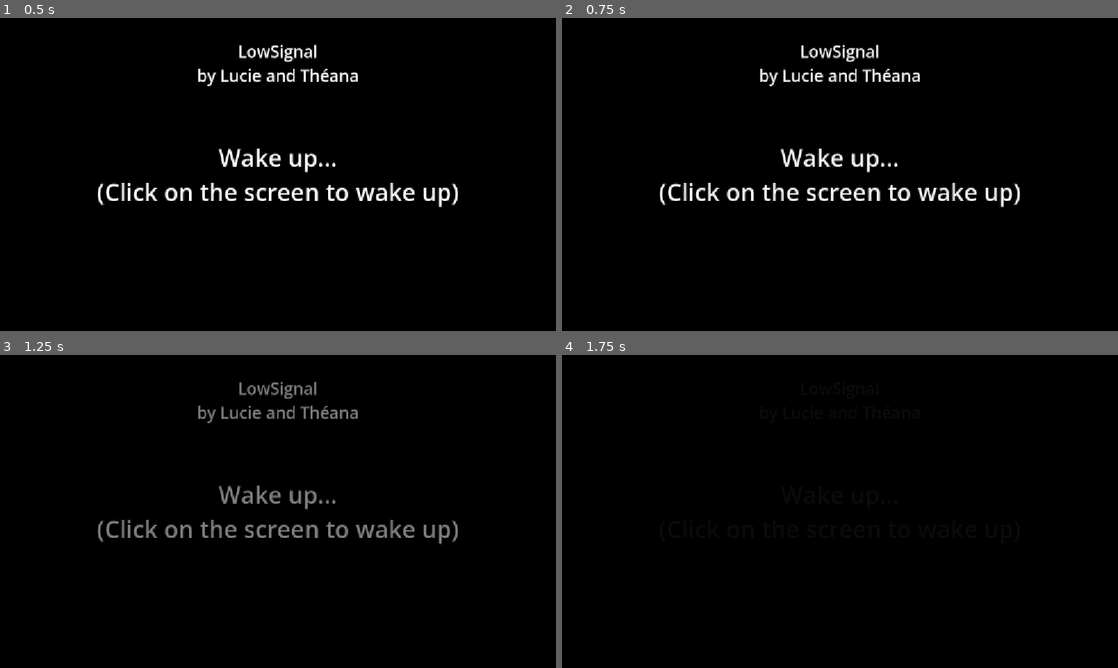
Above: before the commit, frames 1-4 (two rows, left to right).
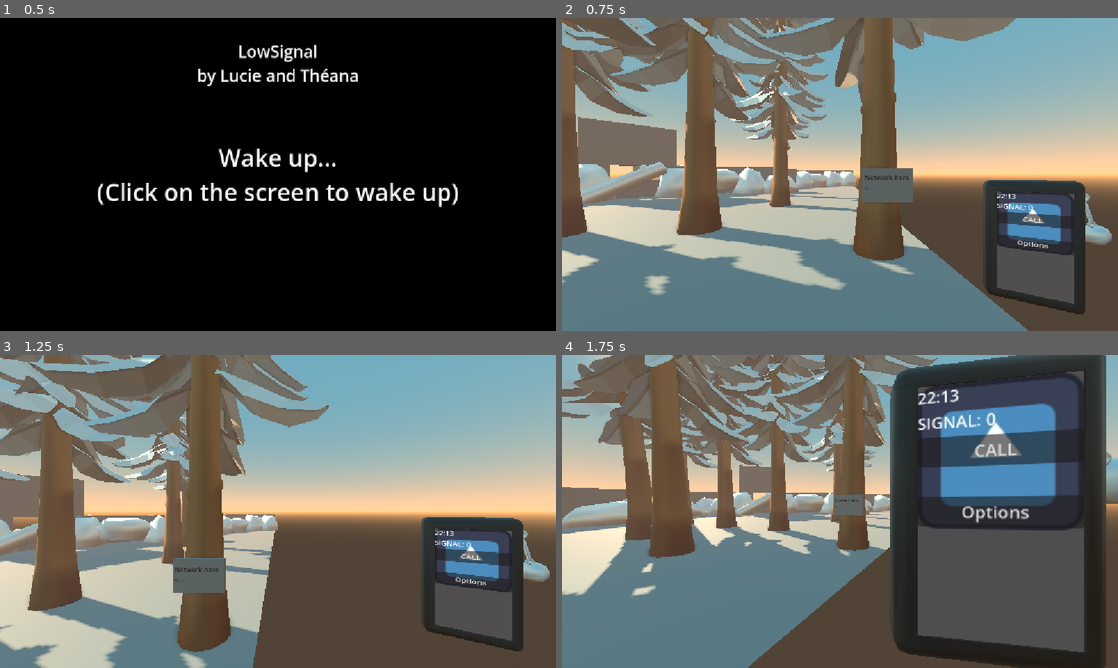
Above: after the commit, the same moments.

Repository: theanaverwaerde/low-signal-ld59
Game: Godot game, scene res://scene_test.tscn
Two runs of this game, one before a commit and one after it. Both use one fixed random seed, a clock stepped at 60 frames per second and the inputs below. The engine's default icon, where the game draws it, is replaced by a stand-in: a white triangle on a blue panel in a dark square.
Inputs (mouse positions are in pixels of both pictures, inside the frame that each line leads up to):
- Up to frame 1 (0.5 s): no input
- Up to frame 2 (0.75 s): tap Enter (ui_accept) at 0.5 s; move the mouse to (962, 158) at 0.52 s; hold D (right) from 0.53 s (still down); hold F (phone) from 0.53 s (still down); click (962, 158) at 0.67 s
- Up to frame 3 (1.25 s): keep holding D (right); keep holding F (phone); tap Enter (ui_accept) at 0.77 s
- Up to frame 4 (1.75 s): move the mouse to (728, 527) at 1.27 s; release D (right) at 1.28 s; release F (phone) at 1.28 s; hold S (down) from 1.28 s (still down); tap F (phone) at 1.35 s; click (728, 527) at 1.42 s; tap Enter (ui_accept) at 1.52 s

Frame 1 is identical in both runs. In frame 2, 100% of the frame differs, in the area x 0-100%, y 0-100%; in frame 3, 100%; in frame 4, 100%.

Commit message:
add phone sound

Diff:
--- a/scene_test.tscn
+++ b/scene_test.tscn
@@ -1,13 +1,14 @@
 [gd_scene format=3 uid="uid://blnekb8kx40ly"]
 
 [ext_resource type="Script" uid="uid://d18eccgaksmu1" path="res://scripts/player.gd" id="1_dplmw"]
-[ext_resource type="Script" path="res://scripts/awake.gd" id="1_lsd60"]
+[ext_resource type="Script" uid="uid://c4ws5iuwj5kww" path="res://scripts/awake.gd" id="1_lsd60"]
 [ext_resource type="Script" uid="uid://c0g1at0tt1qc5" path="res://scripts/phone.gd" id="2_k8rpb"]
 [ext_resource type="PackedScene" uid="uid://d3pnjw7tqycwq" path="res://scenes/phone.tscn" id="4_0n4ab"]
 [ext_resource type="Script" uid="uid://dnx6s11q7o5ve" path="res://scripts/signal_source.gd" id="4_1cf3j"]
 [ext_resource type="Script" uid="uid://c0slynclpl5jx" path="res://scripts/phone_screen.gd" id="5_0n4ab"]
 [ext_resource type="PackedScene" uid="uid://bm7u7lq7fppw6" path="res://Assets/Enviro/Stone_03.glb" id="5_kqxlm"]
 [ext_resource type="Texture2D" uid="uid://d3ly61ahyfp1g" path="res://icon.svg" id="5_ycaat"]
+[ext_resource type="AudioStream" uid="uid://qnc6adowrho2" path="res://sound/phone-fail.mp3" id="7_aa3pj"]
 [ext_resource type="PackedScene" uid="uid://cxno3gmr1ye1f" path="res://Assets/Enviro/Tree_02.glb" id="7_cwa6w"]
 [ext_resource type="PackedScene" uid="uid://bhbqlkwc60ub" path="res://Assets/Enviro/Tree_01.glb" id="8_d33ho"]
 [ext_resource type="PackedScene" uid="uid://b0s5tw5w4m50q" path="res://Assets/Enviro/Stone_05.glb" id="8_lsd60"]
@@ -202,7 +203,6 @@
 viewport_path = NodePath("Helper/StaticBody3D/SubViewport")
 
 [sub_resource type="LabelSettings" id="LabelSettings_0n4ab"]
-font_size = 48
 font_color = Color(0.7882353, 0.24705882, 0.22352941, 1)
 
 [node name="Node" type="Node" unique_id=726614676]
@@ -609,6 +609,10 @@
 size = Vector2i(149, 262)
 script = ExtResource("5_0n4ab")
 
+[node name="AudioStreamPlayer3D" type="AudioStreamPlayer3D" parent="PhoneScreen" unique_id=1711432895]
+transform = Transform3D(-0.92237633, 0, 0.3862926, 0, 1, 0, -0.3862926, 0, -0.92237633, 17.614305, 1.7003846, 17.455276)
+stream = ExtResource("7_aa3pj")
+
 [node name="TextureRect" type="TextureRect" parent="PhoneScreen" unique_id=1770678230]
 anchors_preset = 15
 anchor_right = 1.0
--- a/scripts/awake.gd
+++ b/scripts/awake.gd
@@ -6,7 +6,10 @@
 
 func _input(event: InputEvent) -> void:
 	if event is InputEventMouseButton and event.pressed and not animation_player.is_playing():
-		animation_player.play("awakeAnimation")
+		if OS.is_debug_build():
+			_on_animation_player_animation_finished("")
+		else:
+			animation_player.play("awakeAnimation")
 
 func _on_animation_player_animation_finished(anim_name: StringName) -> void:
 	awake.emit()
--- a/scripts/phone_screen.gd
+++ b/scripts/phone_screen.gd
@@ -9,6 +9,8 @@
 
 @onready var default_screen: VBoxContainer = $Screen/DefaultScreen
 @onready var options_screen: VBoxContainer = $Screen/OptionsScreen
+
+@onready var audio_stream_player_3d: AudioStreamPlayer3D = $AudioStreamPlayer3D
 
 var use_12h_format : bool
 var show_option : bool
@@ -22,7 +24,9 @@
 	var hour = time.hour
 	var extra = ""
 	if use_12h_format:
-		hour = time.hour % 13
+		hour = time.hour % 12
+		if hour == 0:
+			hour = 12
 		extra = " AM" if time.hour < 12 else " PM"
 	time_label.text = ("%02d:%02d%s" % [hour, time.minute, extra])
 
@@ -33,6 +37,7 @@
 	if signal_source.get_signal() == SignalSource.MAX_POWER:
 		result.text = "\"We are coming!\""
 	else:
+		audio_stream_player_3d.play()
 		result.text = "No enough signal"
 		await wait(.4)
 		result.text = "No enough signal."
Not shown, added: sound/phone-fail.mp3.import
Not shown, added: ExternalUses.md
Not shown, added: sound/phone-fail.mp3
